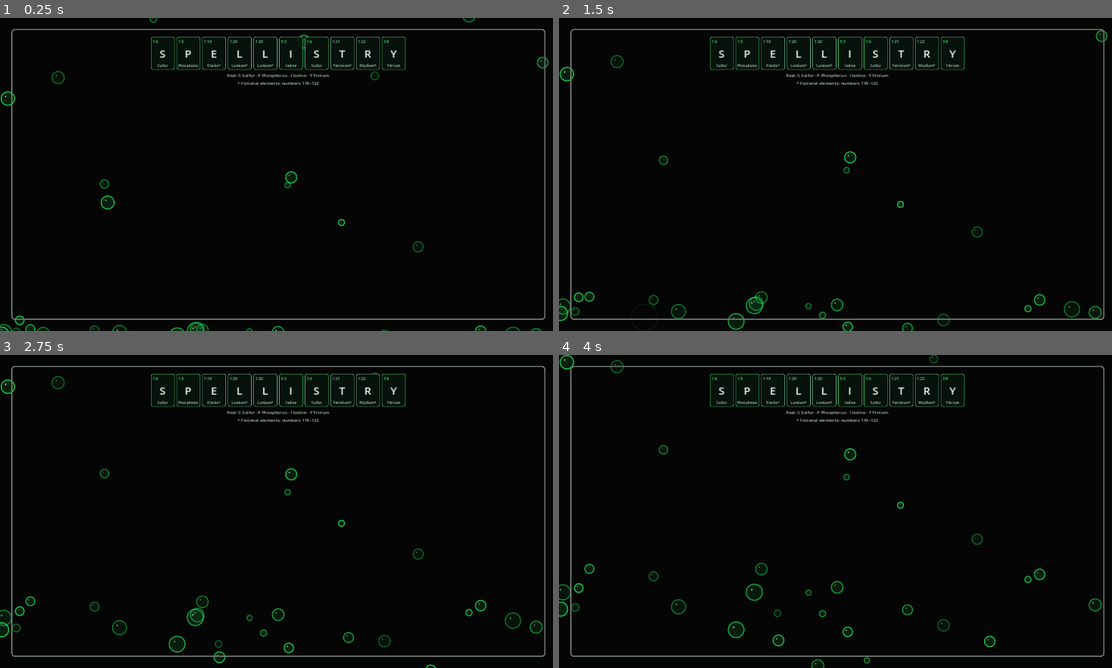
Above: before the commit, frames 1-4 (two rows, left to right).
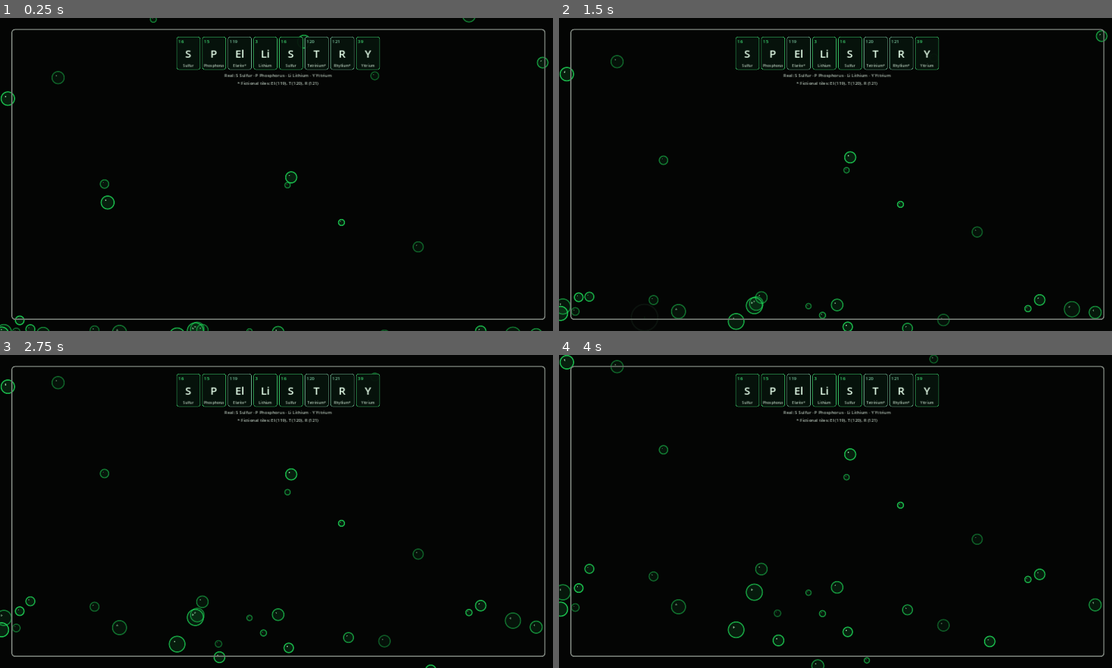
Above: after the commit, the same moments.

Repository: Caidenew/spellistry
Game: Godot game, scene res://scenes/home_screen.tscn
Same seed, same stepped clock (60 frames per second), same inputs: the game is played once before the commit and once after it.
Inputs:
- Up to frame 1 (0.25 s): no input
- Up to frame 2 (1.5 s): no input
- Up to frame 3 (2.75 s): no input
- Up to frame 4 (4 s): no input

The runs differ from the first frame. In frame 1, 0.9% of the frame differs, in the area x 27-74%, y 6-22%; in frame 2, 0.9%; in frame 3, 0.9%; in frame 4, 0.9%.

Commit message:
Use lithium tile in periodic title spelling

Diff:
--- a/scripts/periodic_title.gd
+++ b/scripts/periodic_title.gd
@@ -3,13 +3,11 @@
 const TILE_DATA: Array[Dictionary] = [
 	{"number": "16", "symbol": "S", "name": "Sulfur", "real": true},
 	{"number": "15", "symbol": "P", "name": "Phosphorus", "real": true},
-	{"number": "119", "symbol": "E", "name": "Elarite*", "real": false},
-	{"number": "120", "symbol": "L", "name": "Lumium*", "real": false},
-	{"number": "120", "symbol": "L", "name": "Lumium*", "real": false},
-	{"number": "53", "symbol": "I", "name": "Iodine", "real": true},
+	{"number": "119", "symbol": "El", "name": "Elarite*", "real": false},
+	{"number": "3", "symbol": "Li", "name": "Lithium", "real": true},
 	{"number": "16", "symbol": "S", "name": "Sulfur", "real": true},
-	{"number": "121", "symbol": "T", "name": "Tetrinium*", "real": false},
-	{"number": "122", "symbol": "R", "name": "Rhyllium*", "real": false},
+	{"number": "120", "symbol": "T", "name": "Tetrinium*", "real": false},
+	{"number": "121", "symbol": "R", "name": "Rhyllium*", "real": false},
 	{"number": "39", "symbol": "Y", "name": "Yttrium", "real": true},
 ]
 
@@ -27,7 +25,7 @@
 		tile_row.add_child(_make_tile(tile_data))
 
 	var legend := Label.new()
-	legend.text = "Real: S Sulfur · P Phosphorus · I Iodine · Y Yttrium\n* Fictional elements; numbers 119–122"
+	legend.text = "Real: S Sulfur · P Phosphorus · Li Lithium · Y Yttrium\n* Fictional tiles: El (119), T (120), R (121)"
 	legend.horizontal_alignment = HORIZONTAL_ALIGNMENT_CENTER
 	legend.add_theme_font_size_override("font_size", 10)
 	legend.modulate = Color(0.72, 0.78, 0.73, 1.0)
